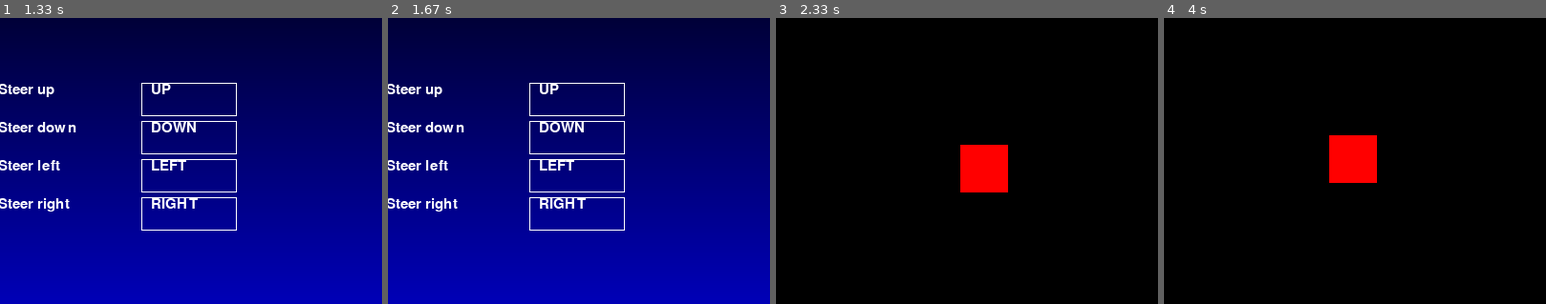
Above: before the commit, frames 1-4 (left to right).
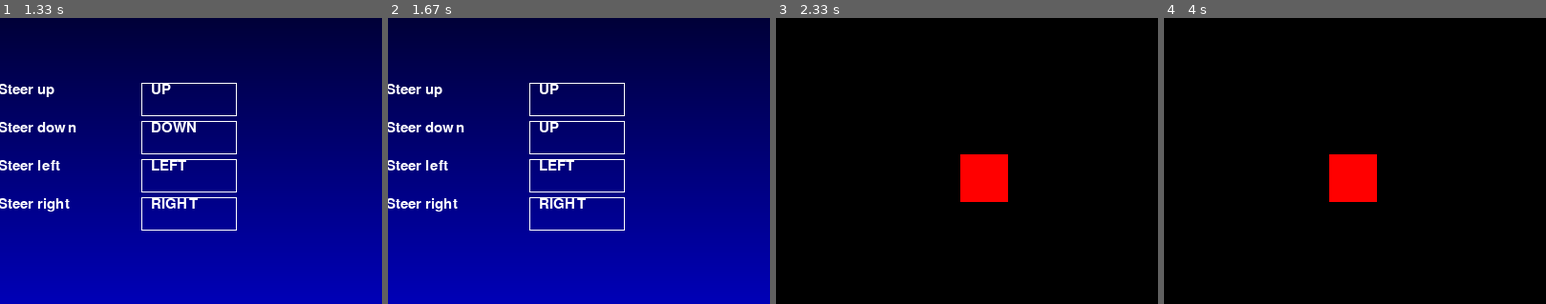
Above: after the commit, the same moments.

Repository: CaGListRo/pygame-change-keybinds
Game: pygame game, started from main.py
Same seed, same stepped clock (60 frames per second), same inputs: the game is played once before the commit and once after it.
Inputs (mouse positions are % of the whole screen's width and height, from its top left):
- Up to frame 1 (1.33 s): hold Right 0.33-0.8 s; press the mouse at (10, 8) at 0.87 s; move the mouse to (34, 25) at 0.97 s; release the mouse at (57, 42) at 1.1 s; press the mouse at (50, 43) at 1.2 s; move the mouse to (40, 28) at 1.3 s
- Up to frame 2 (1.67 s): release the mouse at (30, 14) at 1.43 s; hold Up from 1.5 s (still down); move the mouse to (47, 45) at 1.53 s
- Up to frame 3 (2.33 s): release Up at 1.8 s; press the mouse at (90, 8) at 1.87 s; move the mouse to (62, 13) at 1.97 s; release the mouse at (34, 17) at 2.1 s; hold Right from 2.17 s (still down)
- Up to frame 4 (4 s): release Right at 2.63 s; hold Left 2.67-3.2 s; hold Left 3.23-3.63 s; hold Up from 3.67 s (still down)
The pictures show only the part of the screen within x 25-75%, y 22-72%; the shares and areas given below are measured in that part.

Frame 1 is identical in both runs. In frame 2, 0.2% of the frame differs, in the area x 39-52%, y 36-40%; in frame 3, 0.8%; in frame 4, 1.7%, in the area x 43-56%, y 41-65%.

Commit message:
WIP: Finished the key binding test app. Added readme.md.

Diff:
--- a/main.py
+++ b/main.py
@@ -17,6 +17,8 @@
         # options stuff
         self.texts: list[str] = ["Steer up", "Steer down", "Steer left", "Steer right"]
         self.collision_rects: list[pg.Rect] = [pg.Rect(350, 200 + i * 40, 100, 35) for i in range(4)]
+        self.index: int = None
+        self.new_key: str = ""
 
         # player settings
         self.player: pg.Surface = pg.Surface((50, 50))
@@ -57,34 +59,49 @@
             if event.type == pg.QUIT:
                 self.running = False
 
-            elif event.type == pg.KEYDOWN:
-                if event.key == self.key_up:
-                    self.pos.y -= self.speed
-                if event.key == self.key_down:
-                    self.pos.y += self.speed
-                if event.key == self.key_left:
-                    self.pos.x -= self.speed
-                if event.key == self.key_right:
-                    self.pos.x += self.speed
+            if self.state == "play":
+                if event.type == pg.KEYDOWN:
+                    if event.key == self.key_up:
+                        self.pos.y -= self.speed
+                    if event.key == self.key_down:
+                        self.pos.y += self.speed
+                    if event.key == self.key_left:
+                        self.pos.x -= self.speed
+                    if event.key == self.key_right:
+                        self.pos.x += self.speed
+            elif self.state == "change key":
+                if event.type == pg.KEYDOWN:
+                    new_key: str = pg.key.name(event.key)
+                    if len(new_key) > 1:
+                        self.new_key = "K_" + new_key.upper()
+                    else:
+                        self.new_key = "K_" + new_key
 
-    def change_key(self, index) -> None:
-        print("in")
-        match index:
+    def get_new_key(self) -> None:
+        if self.new_key != "":
+            self.change_key()
+
+    def change_key(self) -> None:
+        match self.index:
             case 0:
-                pass
+                self.up = self.new_key
             case 1:
-                pass
+                self.down = self.new_key
             case 2:
-                pass
+                self.left = self.new_key
             case 3:
-                pass
+                self.right = self.new_key
+        self.index = 0
+        self.new_key = ""
+        self.bind_keys()
+        self.state = "options"
 
     def check_rect_collisions(self) -> None:
         for idx, rect in enumerate(self.collision_rects):
             if rect.collidepoint(pg.mouse.get_pos()):
                 if pg.mouse.get_pressed()[0]:
-                    self.szaze = "change key"
-                    self.change_key(idx)
+                    self.state = "change key"
+                    self.index = idx
 
     def draw_window(self) -> None:
         if self.state == "play":
@@ -110,9 +127,7 @@
             for rect in self.collision_rects:
                 pg.draw.rect(self.display, "white", rect, width=1)
 
-
         pg.display.update()
-
 
     def run(self) -> None:
         while self.running:
@@ -126,6 +141,8 @@
                 self.check_rect_collisions()
                 if self.back_button.check_collision():
                     self.state = "play"
+            elif self.state == "change key":
+                self.get_new_key()
 
 
 if __name__ == "__main__":
Not shown, added: readme.md
